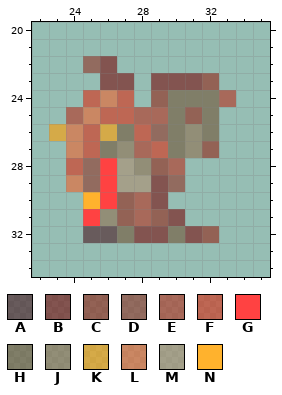
Pixel-art sprite -- GameResources/effects/fx_dragon/pixil-frame-1.png. Above: the version before the commit.
The file is 53x53 pixels. Shown: x 22..35, y 20..34.
Palette (. is transparent): A #49192199  B #760d0d99  C #91251699  D #8f342699  E #b4301e99  F #d92d1499  G #ff4242  H #71533599  J #8f6e4e99  K #ff9d0099  L #ed622d99  M #ad8c6e99  N #ffb22d
Pixels before, first column x 23:
22 ..DB.......
23 ...BB.BBBC.
24 ..FLF.CHHHE
25 .ELFFEEHCH.
26 KLFKHFDHJH.
27 .LFHJEFHJC.
28 .FDGMJCE...
29 .LDGMMBD...
30 ..NGCEB....
31 ..GJCECB...
32 ..AAHBBHBC.
Once edited:
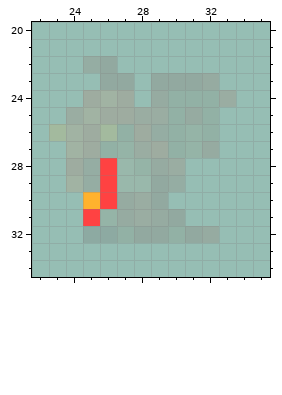
From old to new:
colour A: #49192199 -> #4a19211f
colour B: #760d0d99 -> #7310101f
colour C: #91251699 -> #9421191f
colour D: #8f342699 -> #8c31291f
colour E: #b4301e99 -> #b531211f
colour F: #d92d1499 -> #d629101f
colour H: #71533599 -> #73523a1f
colour J: #8f6e4e99 -> #8c6b4a1f
colour K: #ff9d0099 -> #ff9c001f
colour L: #ed622d99 -> #ef63291f
colour M: #ad8c6e99 -> #ad8c6b1f
Changed places in both pictures, as pixel boxes (x1, y1, x2, y2):
changed: (49, 56, 236, 243)
